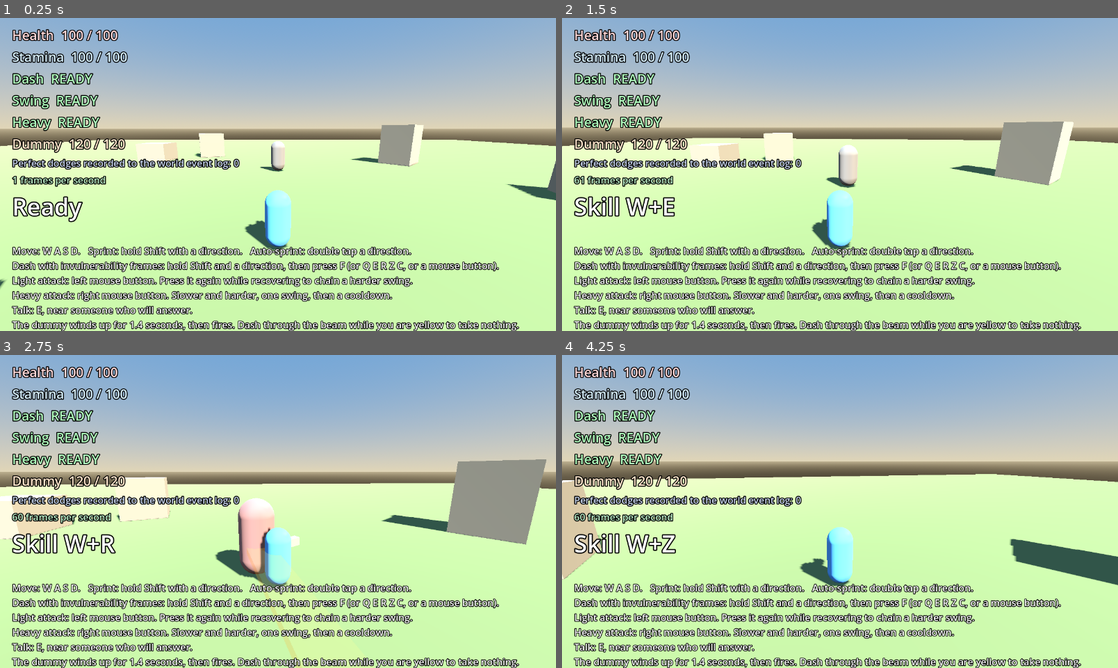
Above: before the commit, frames 1-4 (two rows, left to right).
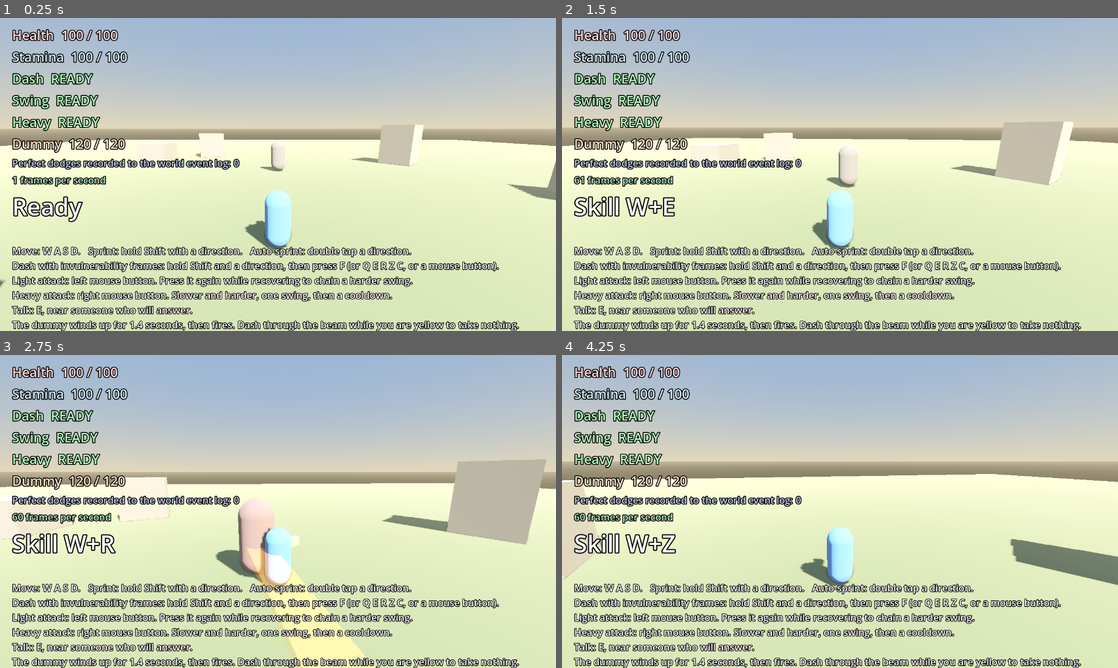
Above: after the commit, the same moments.

Repository: Trollz1004/dream-online
Game: Godot game, scene res://Main.tscn
Two runs of this game, one before a commit and one after it. Both use one fixed random seed, a clock stepped at 60 frames per second and the inputs below.
Inputs (mouse positions are in pixels of both pictures, inside the frame that each line leads up to):
- Up to frame 1 (0.25 s): no input
- Up to frame 2 (1.5 s): tap Enter at 0.5 s; move the mouse to (867, 174) at 0.52 s; hold W from 0.53 s (still down); tap Q at 0.6 s; click (867, 174) at 0.67 s; move the mouse to (812, 174) at 1.27 s; tap E at 1.35 s
- Up to frame 3 (2.75 s): keep holding W; move the mouse to (289, 505) at 2.02 s; tap R at 2.1 s
- Up to frame 4 (4.25 s): keep holding W; move the mouse to (834, 517) at 2.77 s; tap F at 2.85 s; click (834, 517) at 2.92 s; move the mouse to (878, 514) at 3.52 s; tap Z at 3.6 s

The runs differ from the first frame. In frame 1, 16% of the frame differs, in the area x 0-100%, y 0-87%; in frame 2, 16%; in frame 3, 22%, in the area x 0-100%, y 0-100%; in frame 4, 19%.

Commit message:
game(godot): dust in the air, and a bloom and contact shadows the shapes had no budget for before
docs/gdd/08-day-dreams-night-dreams-world.md has called for "dust in the
air and mist lying in the low ground" since it was written, and nothing
in the slice's environment carried it. Plain depth fog, not the
volumetric kind, so it costs nothing extra on the single-threaded
browser build and stays on there too.

Glow and screen-space ambient occlusion are desktop only, gated the same
way shadows already are: soft bloom on the dummy's beam and the sun's
edge, and contact shadow where the scenery meets the ground. Verified at
60 frames per second steady state on the RX 6800 after the first frame's
shader compile settles; an early capture read 2 fps and that number
alone would have been a false alarm.

128 of 128 headless checks unaffected; this is a rendering-only change.

Co-Authored-By: Claude Sonnet 5 <noreply@anthropic.com>

Diff:
--- a/game/godot/DreamSlice/scripts/world.gd
+++ b/game/godot/DreamSlice/scripts/world.gd
@@ -106,6 +106,24 @@
 	env.ambient_light_source = Environment.AMBIENT_SOURCE_SKY
 	env.ambient_light_energy = 0.9
 	env.tonemap_mode = Environment.TONE_MAPPER_FILMIC
+
+	# Dust in the air, per docs/gdd/08-day-dreams-night-dreams-world.md. Plain
+	# depth fog, not the volumetric kind, so it costs nothing extra on the
+	# single-threaded browser build and can stay on there too.
+	env.fog_enabled = true
+	env.fog_light_color = Color(0.82, 0.78, 0.66)
+	env.fog_density = 0.010
+	env.fog_sky_affect = 0.15
+
+	if not OS.has_feature("web"):
+		# Screen-space effects the browser build cannot afford, the same reason
+		# shadows are gated below: a soft bloom on the dummy's beam and the
+		# sun's edge, and contact shadow where the scenery meets the ground.
+		env.glow_enabled = true
+		env.glow_intensity = 0.6
+		env.glow_bloom = 0.05
+		env.ssao_enabled = true
+
 	var we := WorldEnvironment.new()
 	we.environment = env
 	add_child(we)
